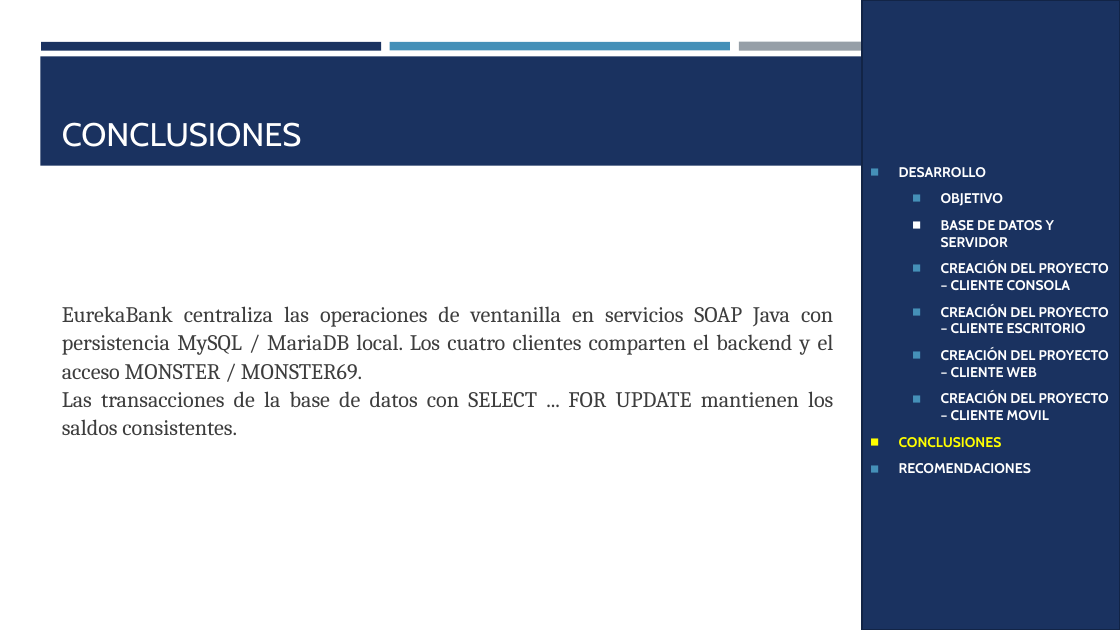
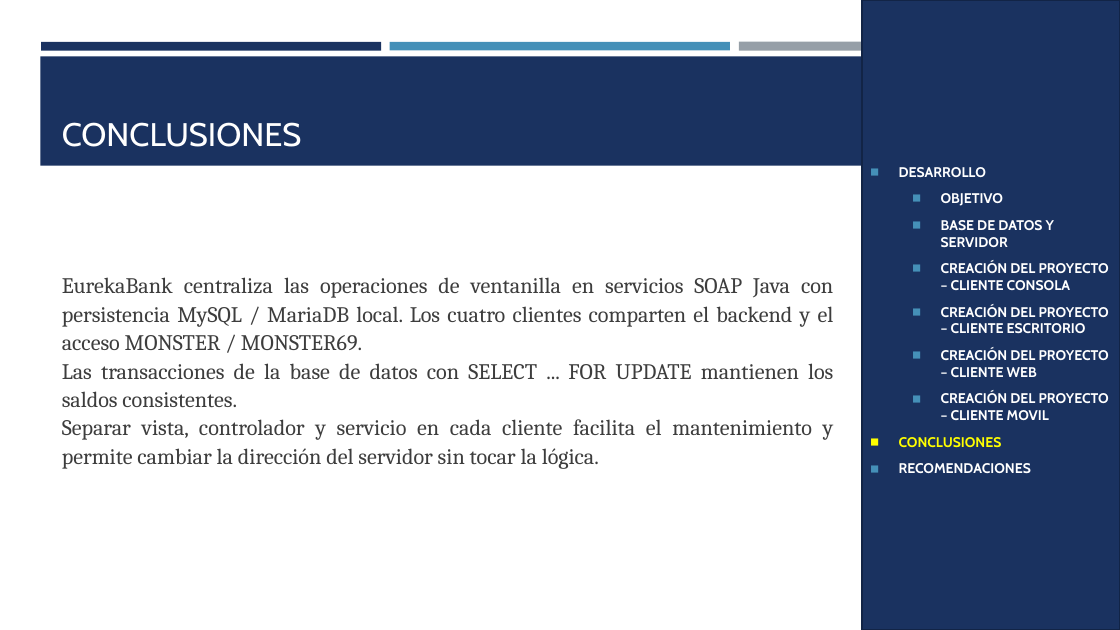
Before and after one commit to MATEOCAIZA/TG.1.1.-PAO202651_EUREKA_BDD_LOCAL_SOAP_JAVA_NRC36884_GR06, a slide deck: slide 22 of 05. DOCUMENTACION/PRESENTACION TG.1.1. EUREKABANK SOAP con BDD LOCAL en JAVA GR06.pptx. Drawn at 1120x630 pixels with LibreOffice and Linux fonts; fonts in the diff are those of the drawing. Boxes give left, top, right and bottom in pixels: in the first picture for what was removed or moved away, otherwise in the second. Text is boxed around its words. In the diff, an @@ line names an element or a change of style, - is before the commit and + after.

```diff
--- a/05. DOCUMENTACION/PRESENTACION TG.1.1. EUREKABANK SOAP con BDD LOCAL en JAVA GR06.pptx
+++ b/05. DOCUMENTACION/PRESENTACION TG.1.1. EUREKABANK SOAP con BDD LOCAL en JAVA GR06.pptx
@@ text at box(62, 419, 834, 469): paragraph added @@
+Separar vista, controlador y servicio en cada cliente facilita el mantenimiento y permite cambiar la dirección del servidor sin tocar la lógica.
```
Also in this commit, not shown: 21 other slides changed, 3 other files.
